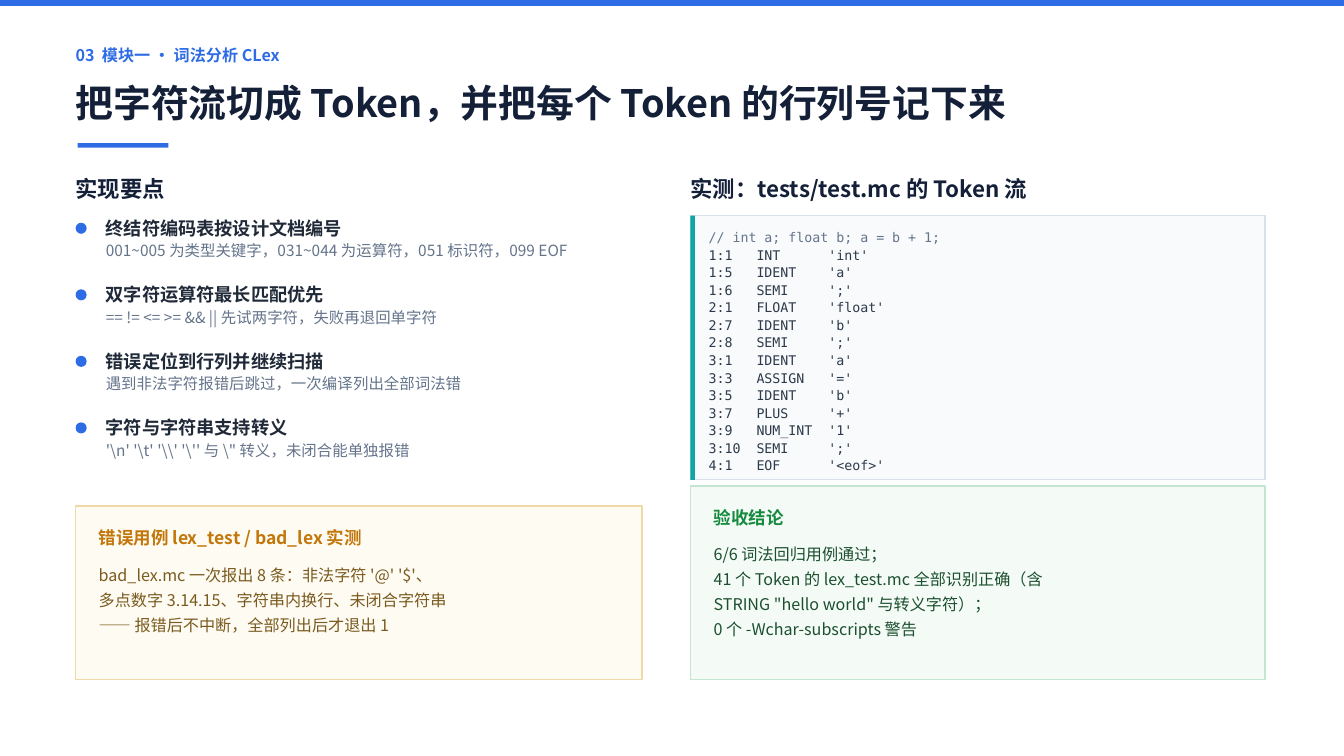
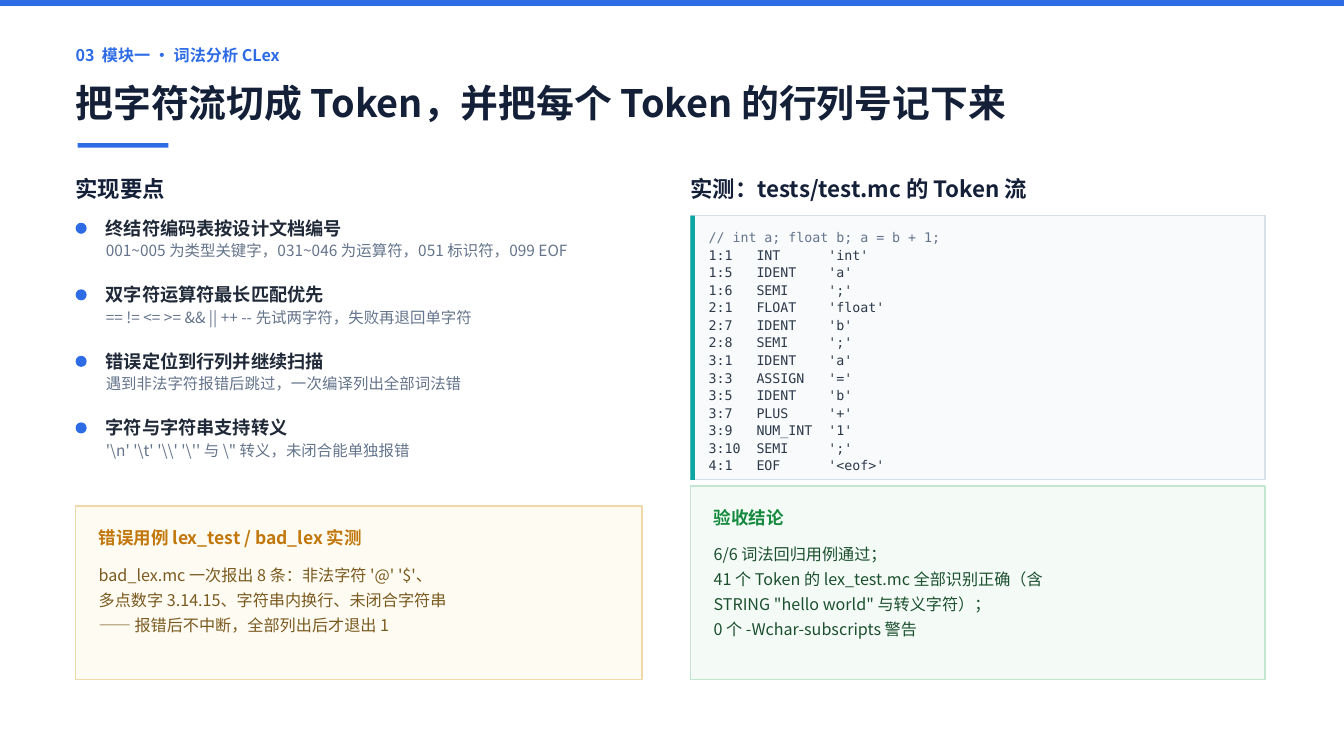
Before and after one commit to 9527-qincheng/MiniCCompiler, a slide deck: slide 4 of docs/MiniC编译器_答辩演示.pptx. Drawn at 1344x756 pixels with LibreOffice and Linux fonts; fonts in the diff are those of the drawing. Boxes give left, top, right and bottom in pixels: in the first picture for what was removed or moved away, otherwise in the second. Text is boxed around its words. In the diff, an @@ line names an element or a change of style, - is before the commit and + after.

```diff
--- a/docs/MiniC编译器_答辩演示.pptx
+++ b/docs/MiniC编译器_答辩演示.pptx
@@ text at bbox=[106, 243, 567, 258]: text changed @@
-001~005 为类型关键字，031~044 为运算符，051 标识符，099 EOF
+001~005 为类型关键字，031~046 为运算符，051 标识符，099 EOF
@@ text at bbox=[256, 310, 472, 325]: text changed @@
-== != <= >= && || 先试两字符，失败再退回单字符
+== != <= >= && || ++ -- 先试两字符，失败再退回单字符
```
Also in this commit, not shown: 5 other slides changed, 5 other files.
